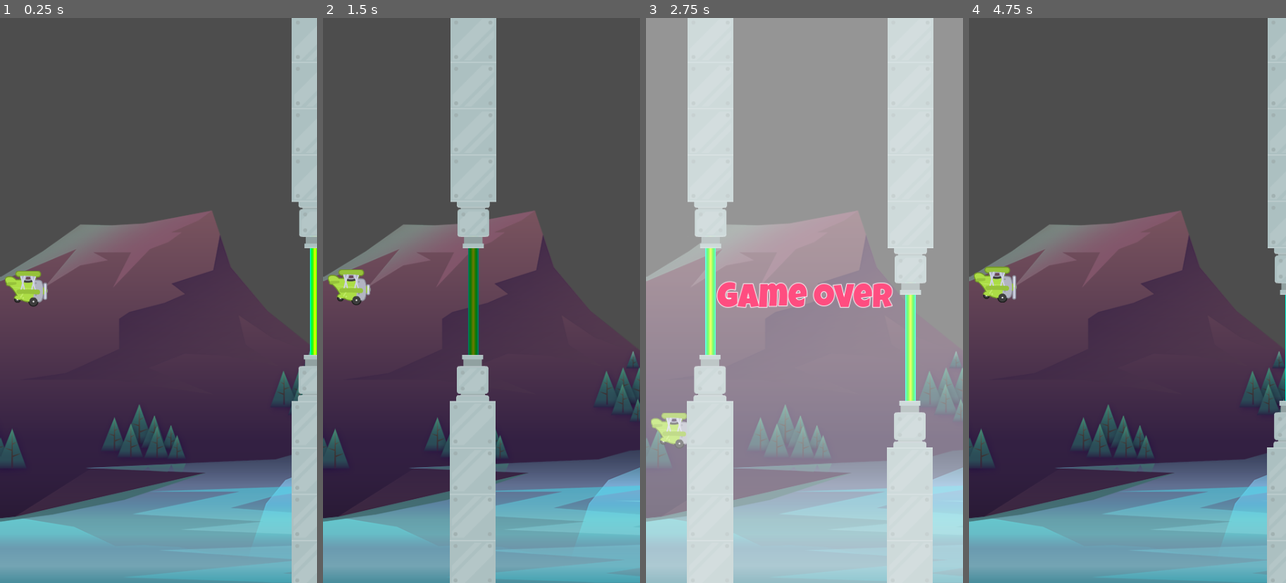
Above: before the commit, frames 1-4 (left to right).
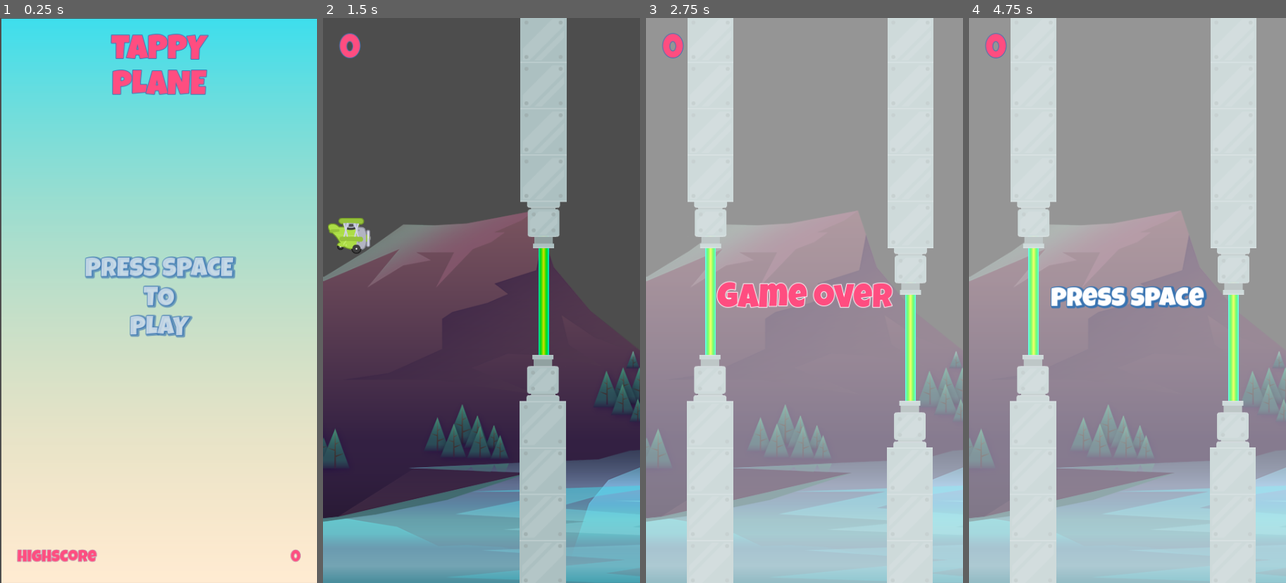
Above: after the commit, the same moments.

Repository: Danielle-Luz/Plane-game
Game: Godot game, scene res://scenes/main/main.tscn
The game is run twice, just before and just after one commit, with the same random seed, the same clock (stepped at 60 frames per second) and the same inputs. Before the commit the project starts from res://scenes/game/game.tscn.
Inputs:
- Up to frame 1 (0.25 s): no input
- Up to frame 2 (1.5 s): tap Space at 0.5 s; hold Up (ui_up) from 0.53 s (still down); tap Enter (ui_accept) at 0.77 s
- Up to frame 3 (2.75 s): tap Enter (ui_accept) at 1.52 s; release Up (ui_up) at 2.03 s
- Up to frame 4 (4.75 s): hold Up (ui_up) 2.78-4.28 s; tap Enter (ui_accept) at 3.02, 3.5, 3.77, 4.52 s; tap Space at 4.25 s

The runs differ from the first frame. In frame 1, 99% of the frame differs, in the area x 0-100%, y 0-100%; in frame 2, 24%; in frame 3, 0.7%; in frame 4, 100%.

Commit message:
feat: created score scene, updated high score when a higher is marked, resets the score when the player loses

Diff:
--- a/autoload/score_autoload.gd
+++ b/autoload/score_autoload.gd
@@ -1,7 +1,20 @@
 extends Node
 
 const INCREMENTED_SCORE = 10
-var score: int
+
+var score: int = 0
+var high_score: int = 0
+
+func _ready() -> void:
+	SignalsAutoload.game_ended.connect(self.reset_score)
 
 func increment_score() -> void:
 	self.score += INCREMENTED_SCORE
+
+	if(self.score > self.high_score):
+		self.high_score = self.score
+
+	SignalsAutoload.score_marked.emit(score)
+
+func reset_score() -> void:
+	self.score = 0
--- a/autoload/signals_autoload.gd
+++ b/autoload/signals_autoload.gd
@@ -1,3 +1,4 @@
 extends Node
 
 signal game_ended
+signal score_marked(score: int)
--- a/project.godot
+++ b/project.godot
@@ -11,7 +11,7 @@
 [application]
 
 config/name="Tappy"
-run/main_scene="res://scenes/game/game.tscn"
+run/main_scene="res://scenes/main/main.tscn"
 config/features=PackedStringArray("4.3", "Mobile")
 config/icon="res://icon.svg"
 
--- a/scenes/game/game.tscn
+++ b/scenes/game/game.tscn
@@ -1,9 +1,10 @@
-[gd_scene load_steps=5 format=3 uid="uid://hj36y2hq3owk"]
+[gd_scene load_steps=6 format=3 uid="uid://hj36y2hq3owk"]
 
 [ext_resource type="Script" path="res://scenes/game/game.gd" id="1_gocd4"]
 [ext_resource type="Texture2D" uid="uid://c7lnkjjvfrpcg" path="res://assets/background/rocks_2.png" id="1_sl8j4"]
 [ext_resource type="PackedScene" uid="uid://dmyhjqfsf1vq4" path="res://scenes/plane/plane.tscn" id="2_gejbe"]
 [ext_resource type="PackedScene" uid="uid://dlo2vhpicxg3g" path="res://scenes/boundary/boundary.tscn" id="3_sl7qy"]
+[ext_resource type="PackedScene" uid="uid://dcxbqhaw456ax" path="res://scenes/score/score.tscn" id="5_p3fhn"]
 
 [node name="Game" type="Node2D"]
 script = ExtResource("1_gocd4")
@@ -27,4 +28,8 @@
 
 [node name="EndGameCanvasLayer" type="CanvasLayer" parent="."]
 
+[node name="ScoreCanvasLayer" type="CanvasLayer" parent="."]
+
+[node name="Score" parent="ScoreCanvasLayer" instance=ExtResource("5_p3fhn")]
+
 [connection signal="timeout" from="Timer" to="." method="on_timer_timeout"]
--- a/scenes/main/main.gd
+++ b/scenes/main/main.gd
@@ -4,7 +4,7 @@
 const _GAME_SCENE: PackedScene = preload("res://scenes/game/game.tscn")
 
 func _ready() -> void:
-	self._highscore_value_label.text = str(ScoreAutoload.score)
+	self._highscore_value_label.text = str(ScoreAutoload.high_score)
 
 func _process(delta: float) -> void:
 	var was_space_pressed: bool = Input.is_action_just_pressed("ui_accept")
--- /dev/null
+++ b/scenes/score/score.gd
@@ -0,0 +1,9 @@
+extends Control
+
+@onready var _score_label: Label = $MarginContainer/Label
+
+func _ready() -> void:
+	SignalsAutoload.score_marked.connect(self.update_score)
+
+func update_score(new_score: int) -> void:
+	self._score_label.text = str(new_score)
--- /dev/null
+++ b/scenes/score/score.tscn
@@ -0,0 +1,31 @@
+[gd_scene load_steps=3 format=3 uid="uid://dcxbqhaw456ax"]
+
+[ext_resource type="Script" path="res://scenes/score/score.gd" id="1_70uxf"]
+[ext_resource type="LabelSettings" uid="uid://bk3scfltxyl0g" path="res://scenes/texts/title.tres" id="1_wjnis"]
+
+[node name="Score" type="Control"]
+layout_mode = 3
+anchors_preset = 15
+anchor_right = 1.0
+anchor_bottom = 1.0
+grow_horizontal = 2
+grow_vertical = 2
+script = ExtResource("1_70uxf")
+
+[node name="MarginContainer" type="MarginContainer" parent="."]
+layout_mode = 1
+anchors_preset = 15
+anchor_right = 1.0
+anchor_bottom = 1.0
+grow_horizontal = 2
+grow_vertical = 2
+theme_override_constants/margin_left = 24
+theme_override_constants/margin_top = 24
+theme_override_constants/margin_right = 24
+theme_override_constants/margin_bottom = 24
+
+[node name="Label" type="Label" parent="MarginContainer"]
+layout_mode = 2
+size_flags_vertical = 0
+text = "0"
+label_settings = ExtResource("1_wjnis")
--- a/scenes/texts/title.tres
+++ b/scenes/texts/title.tres
@@ -4,7 +4,7 @@
 
 [resource]
 font = ExtResource("1_xtb3f")
-font_size = 72
+font_size = 50
 font_color = Color(1, 0.301961, 0.501961, 1)
 outline_size = 4
 outline_color = Color(0.219465, 0.452552, 0.695684, 1)
